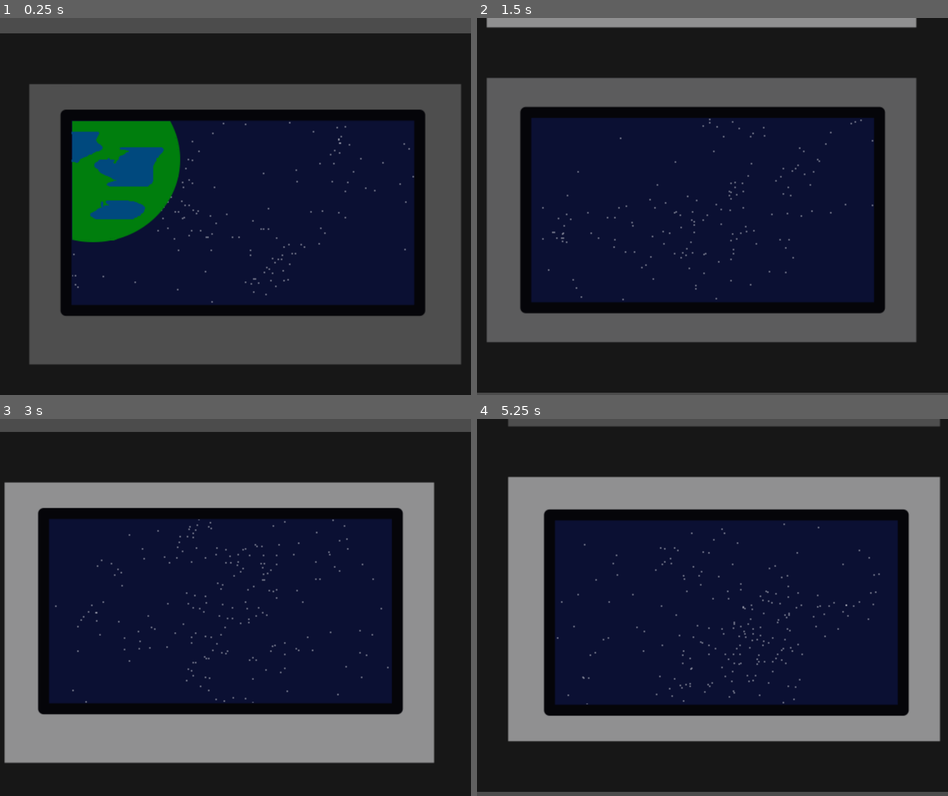
Above: before the commit, frames 1-4 (two rows, left to right).
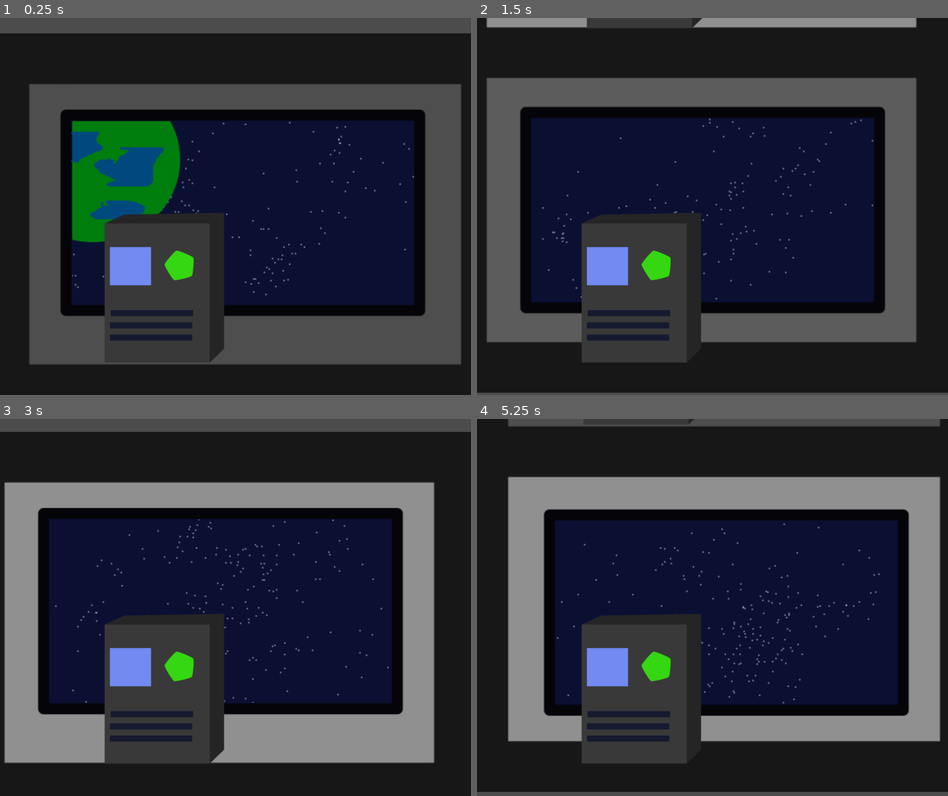
Above: after the commit, the same moments.

Repository: Jummit/AcodusAlpha
Game: Godot game, scene res://Ship/Ship.tscn
The game is run twice, just before and just after one commit, with the same random seed, the same clock (stepped at 60 frames per second) and the same inputs.
Inputs:
- Up to frame 1 (0.25 s): no input
- Up to frame 2 (1.5 s): tap Enter at 0.5 s; hold D 0.53-1.28 s; tap Space at 1.25 s; hold S from 1.28 s (still down)
- Up to frame 3 (3 s): tap Enter at 2 s; release S at 2.03 s; hold D 2.03-2.78 s; tap Space at 2.75 s; hold W from 2.78 s (still down)
- Up to frame 4 (5.25 s): tap Enter at 3.5 s; release W at 3.53 s; hold A 3.53-5.03 s; tap Space at 4.25 s; hold S from 5.03 s (still down)

The runs differ from the first frame. In frame 1, 7.7% of the frame differs, in the area x 22-48%, y 51-92%; in frame 2, 10%, in the area x 22-48%, y 0-92%; in frame 3, 9.8%; in frame 4, 9.7%.

Commit message:
added a device list to rooms

Diff:
--- /dev/null
+++ b/Ship/Rooms/Devices/Device.svg
@@ -0,0 +1,118 @@
+<?xml version="1.0" encoding="UTF-8" standalone="no"?>
+<!-- Created with Inkscape (http://www.inkscape.org/) -->
+
+<svg
+   xmlns:dc="http://purl.org/dc/elements/1.1/"
+   xmlns:cc="http://creativecommons.org/ns#"
+   xmlns:rdf="http://www.w3.org/1999/02/22-rdf-syntax-ns#"
+   xmlns:svg="http://www.w3.org/2000/svg"
+   xmlns="http://www.w3.org/2000/svg"
+   xmlns:sodipodi="http://sodipodi.sourceforge.net/DTD/sodipodi-0.dtd"
+   xmlns:inkscape="http://www.inkscape.org/namespaces/inkscape"
+   width="210mm"
+   height="297mm"
+   viewBox="0 0 210 297"
+   version="1.1"
+   id="svg8"
+   inkscape:export-filename="/home/jummit/Documents/Programming/Godot3/ToiShip/Ship/Rooms/Devices/Device.png"
+   inkscape:export-xdpi="65.734993"
+   inkscape:export-ydpi="65.734993"
+   inkscape:version="0.92.3 (2405546, 2018-03-11)"
+   sodipodi:docname="Device.svg">
+  <defs
+     id="defs2" />
+  <sodipodi:namedview
+     id="base"
+     pagecolor="#ffffff"
+     bordercolor="#666666"
+     borderopacity="1.0"
+     inkscape:pageopacity="0.0"
+     inkscape:pageshadow="2"
+     inkscape:zoom="0.35"
+     inkscape:cx="126.59314"
+     inkscape:cy="326.45914"
+     inkscape:document-units="mm"
+     inkscape:current-layer="layer1"
+     showgrid="false"
+     inkscape:window-width="1280"
+     inkscape:window-height="1024"
+     inkscape:window-x="0"
+     inkscape:window-y="0"
+     inkscape:window-maximized="0" />
+  <metadata
+     id="metadata5">
+    <rdf:RDF>
+      <cc:Work
+         rdf:about="">
+        <dc:format>image/svg+xml</dc:format>
+        <dc:type
+           rdf:resource="http://purl.org/dc/dcmitype/StillImage" />
+        <dc:title></dc:title>
+      </cc:Work>
+    </rdf:RDF>
+  </metadata>
+  <path
+     style="fill:#262626;fill-opacity:1;stroke:none;stroke-width:0.26458332px;stroke-linecap:butt;stroke-linejoin:miter;stroke-opacity:1"
+     d="M 0.58309514,8.3103621 13.229165,2.5565461 77.863094,1.4226181 0.58309614,8.3103621 68.618812,98.268688 l 9.24428,-8.96661 2e-6,-87.8794599"
+     id="path4577"
+     inkscape:connector-curvature="0"
+     sodipodi:nodetypes="ccccccc" />
+  <g
+     inkscape:label="Layer 1"
+     inkscape:groupmode="layer"
+     id="layer1">
+    <rect
+       style="opacity:1;fill:#3a3a3a;fill-opacity:1;stroke:none;stroke-width:0.69999999;stroke-linecap:square;stroke-linejoin:round;stroke-miterlimit:4;stroke-dasharray:none;stroke-dashoffset:0;stroke-opacity:1;paint-order:markers fill stroke"
+       id="rect10-7"
+       width="68.035713"
+       height="89.958336"
+       x="0.58309609"
+       y="8.31036" />
+    <path
+       sodipodi:type="star"
+       style="opacity:1;fill:#35d812;fill-opacity:1;stroke:none;stroke-width:0.52680075;stroke-linecap:square;stroke-linejoin:round;stroke-miterlimit:4;stroke-dasharray:none;stroke-dashoffset:0;stroke-opacity:1;paint-order:markers fill stroke"
+       id="path817"
+       sodipodi:sides="5"
+       sodipodi:cx="69.030121"
+       sodipodi:cy="58.337852"
+       sodipodi:r1="10.058995"
+       sodipodi:r2="8.1378994"
+       sodipodi:arg1="0.8053955"
+       sodipodi:arg2="1.433714"
+       inkscape:flatsided="true"
+       inkscape:rounded="0.1"
+       inkscape:randomized="0"
+       d="m 75.999255,65.591441 c -0.85271,0.819271 -10.671451,2.173742 -11.714126,1.615934 -1.042675,-0.557807 -5.365011,-9.47743 -5.156709,-10.641445 0.208302,-1.164015 7.355693,-8.031115 8.527105,-8.192709 1.171413,-0.161593 9.911079,4.513929 10.42675,5.578073 0.515671,1.064145 -1.230309,10.820876 -2.08302,11.640147 z"
+       inkscape:transform-center-x="0.61338851"
+       inkscape:transform-center-y="-0.22347649"
+       transform="rotate(-5.6158899,-171.98876,247.36454)" />
+    <rect
+       style="opacity:1;fill:#738bf3;fill-opacity:1;stroke:none;stroke-width:0.69999999;stroke-linecap:square;stroke-linejoin:round;stroke-miterlimit:4;stroke-dasharray:none;stroke-dashoffset:0;stroke-opacity:1;paint-order:markers fill stroke"
+       id="rect819"
+       width="26.647322"
+       height="24.757439"
+       x="3.9687505"
+       y="23.534224" />
+    <rect
+       style="opacity:1;fill:#161b30;fill-opacity:1;stroke:none;stroke-width:0.69999999;stroke-linecap:square;stroke-linejoin:round;stroke-miterlimit:4;stroke-dasharray:none;stroke-dashoffset:0;stroke-opacity:1;paint-order:markers fill stroke"
+       id="rect821"
+       width="53.294643"
+       height="3.96875"
+       x="4.5357156"
+       y="64.355644" />
+    <rect
+       style="opacity:1;fill:#161b30;fill-opacity:1;stroke:none;stroke-width:0.69999999;stroke-linecap:square;stroke-linejoin:round;stroke-miterlimit:4;stroke-dasharray:none;stroke-dashoffset:0;stroke-opacity:1;paint-order:markers fill stroke"
+       id="rect821-3"
+       width="53.294643"
+       height="3.96875"
+       x="3.9687486"
+       y="72.198654" />
+    <rect
+       style="opacity:1;fill:#161b30;fill-opacity:1;stroke:none;stroke-width:0.69999999;stroke-linecap:square;stroke-linejoin:round;stroke-miterlimit:4;stroke-dasharray:none;stroke-dashoffset:0;stroke-opacity:1;paint-order:markers fill stroke"
+       id="rect821-3-6"
+       width="53.294643"
+       height="3.96875"
+       x="3.9687505"
+       y="80.136154" />
+  </g>
+</svg>
--- /dev/null
+++ b/Ship/Rooms/Devices/Device.tscn
@@ -0,0 +1,17 @@
+[gd_scene load_steps=3 format=2]
+
+[ext_resource path="res://Ship/Rooms/Devices/Device.svg" type="Texture" id=1]
+
+[sub_resource type="RectangleShape2D" id=1]
+extents = Vector2( 157.81, 206.568 )
+
+[node name="Device" type="Sprite"]
+scale = Vector2( 0.5, 0.5 )
+texture = ExtResource( 1 )
+centered = false
+
+[node name="Area" type="Area2D" parent="."]
+
+[node name="CollisionShape" type="CollisionShape2D" parent="Area"]
+position = Vector2( 142.461, 199.724 )
+shape = SubResource( 1 )
--- a/Ship/Rooms/Room.tscn
+++ b/Ship/Rooms/Room.tscn
@@ -1,3 +1,10 @@
-[gd_scene format=2]
+[gd_scene load_steps=2 format=2]
+
+[ext_resource path="res://Ship/Rooms/Devices/Device.tscn" type="PackedScene" id=1]
 
 [node name="Room" type="Node2D"]
+
+[node name="Devices" type="Node2D" parent="."]
+
+[node name="Device" parent="Devices" instance=ExtResource( 1 )]
+position = Vector2( -161.122, 5.03503 )
Not shown, added: Ship/Rooms/Devices/Device.svg.import
